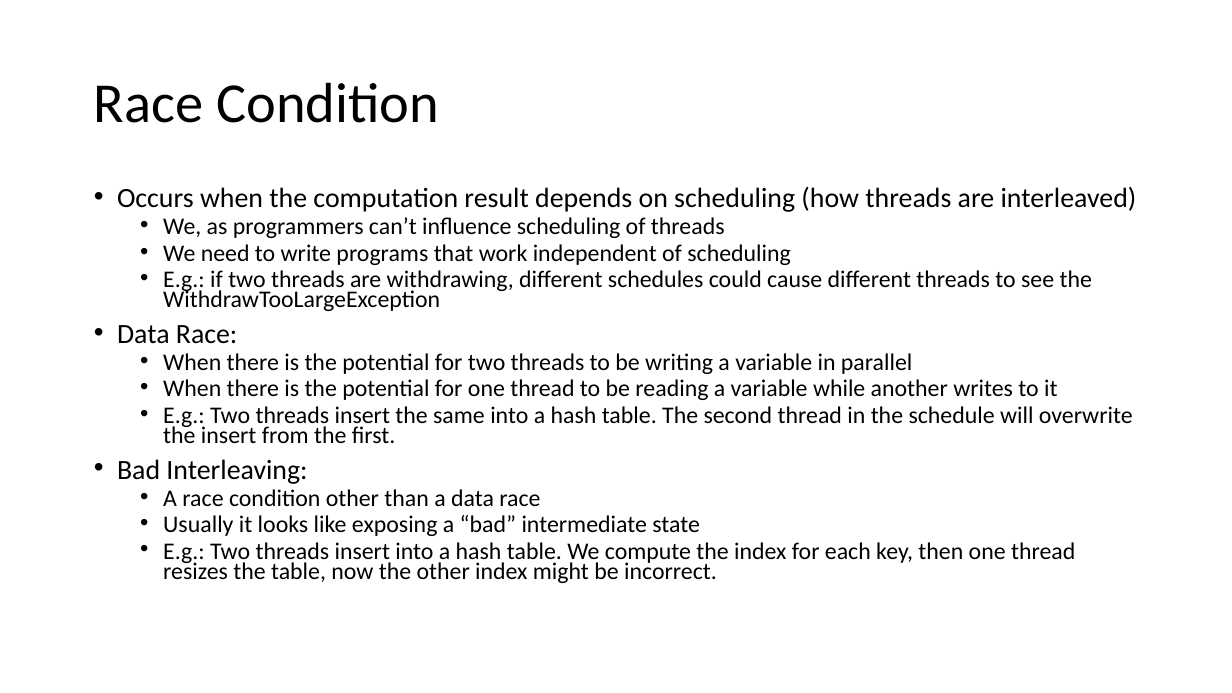
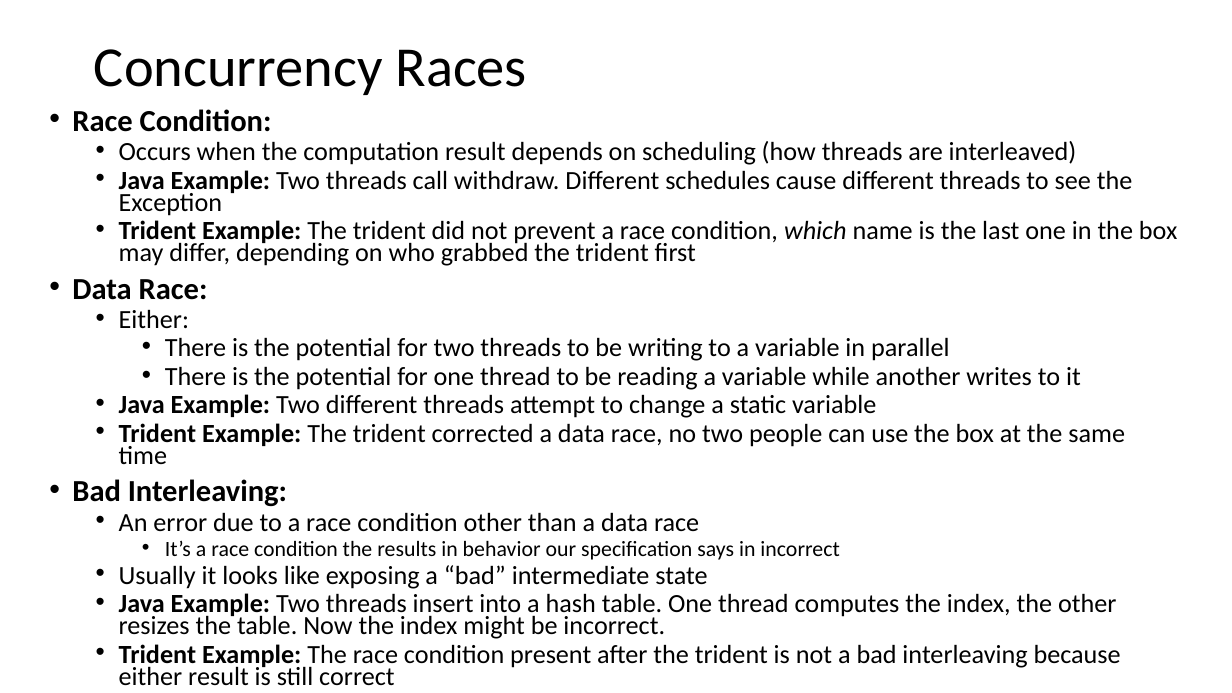
Before and after one commit to natebrunelle/cse332, a slide deck: slide 16 of markdown/files/slides/lecture20_concurrency2.pptx (slide 14 before the commit). Drawn at 1232x693 pixels with LibreOffice and Linux fonts; fonts in the diff are those of the drawing. Boxes give left, top, right and bottom in pixels: in the first picture for what was removed or moved away, otherwise in the second. Text is boxed around its words. In the diff, an @@ line names an element or a change of style, - is before the commit and + after.

Commit message:
autocommit caused by update

```diff
--- a/markdown/files/slides/lecture20_concurrency2.pptx
+++ b/markdown/files/slides/lecture20_concurrency2.pptx
@@ title at <box>94,49,527,95</box>: text changed @@
-Race Condition
+Concurrency Races
@@ text "Race Condition:": place and size @@
-text "Race Condition:" at <box>117,186,1137,583</box>
+text "Race Condition:" at <box>72,109,1177,686</box>
@@ text at <box>72,109,272,132</box>: paragraph added @@
+• Race Condition:
@@ text at <box>72,141,1077,589</box>: size 21.7 to 20.4 pt in "Occurs when the computation result depends on ..."; size 21.7 to 23.8 pt, bold on in "Data Race:", "Bad Interleaving:"; size 18.6 to 20.4 pt in "Usually it looks like exposing a “bad” ..."; list level 1 to 2 in "Occurs when the computation result ..." @@
@@ text at <box>119,170,1177,266</box>: text changed; size 18.6 to 20.4 pt @@
-  • We, as programmers can’t influence scheduling of threads
-  • We need to write programs that work independent of scheduling
-  • E.g.: if two threads are withdrawing, different schedules could cause different threads to see the WithdrawTooLargeException
+  • Java Example: Two threads call withdraw. Different schedules cause different threads to see the Exception
+  • Trident Example: The trident did not prevent a race condition, which name is the last one in the box may differ, depending on who grabbed the trident first
@@ text at <box>119,309,1125,464</box>: text changed; size 18.6 to 20.4 pt @@
-  • When there is the potential for two threads to be writing a variable in parallel
-  • When there is the potential for one thread to be reading a variable while another writes to it
-  • E.g.: Two threads insert the same into a hash table. The second thread in the schedule will overwrite the insert from the first.
+  • Either:
+    • There is the potential for two threads to be writing to a variable in parallel
+    • There is the potential for one thread to be reading a variable while another writes to it
+  • Java Example: Two different threads attempt to change a static variable
+  • Trident Example: The trident corrected a data race, no two people can use the box at the same time
@@ text at <box>119,512,839,560</box>: text changed; size 18.6 to 17 pt @@
-  • A race condition other than a data race
+  • An error due to a race condition other than a data race
+    • It’s a race condition the results in behavior our specification says in incorrect
@@ text at <box>119,593,1121,686</box>: text changed; size 18.6 to 20.4 pt @@
-  • E.g.: Two threads insert into a hash table. We compute the index for each key, then one thread resizes the table, now the other index might be incorrect.
+  • Java Example: Two threads insert into a hash table. One thread computes the index, the other resizes the table. Now the index might be incorrect.
+  • Trident Example: The race condition present after the trident is not a bad interleaving because either result is still correct
```
Also in this commit, not shown: 26 other slides changed, 5 slides added, 2 slides removed, 12 other files.
